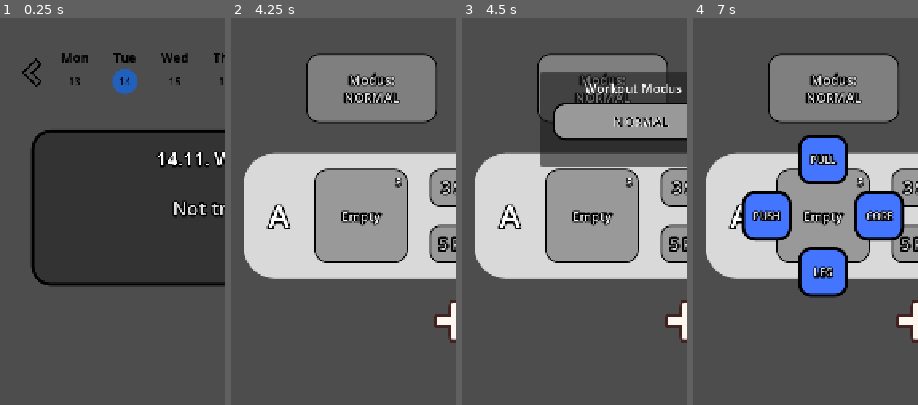
Above: before the commit, frames 1-4 (left to right).
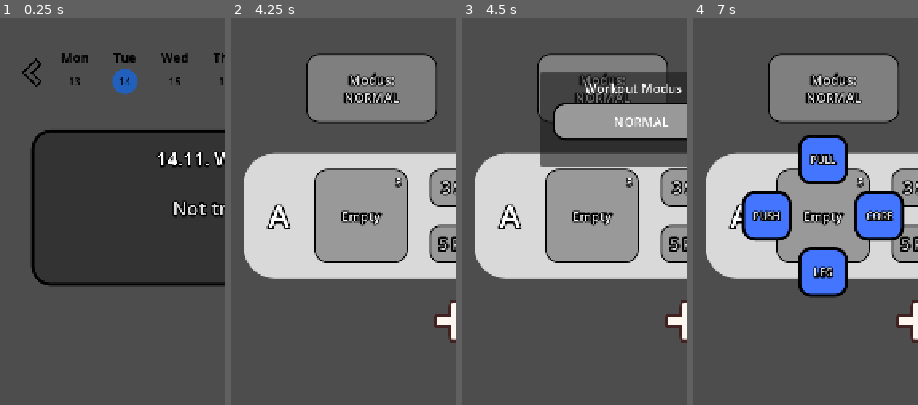
Above: after the commit, the same moments.

Repository: derdrache/Calisthenics-App
Game: Godot game, scene res://main_menu_page/main_menu.tscn
Same seed, same stepped clock (60 frames per second), same inputs: the game is played once before the commit and once after it. The engine's default icon, where the game draws it, is replaced by a stand-in: a white triangle on a blue panel in a dark square.
Inputs (mouse positions are % of the whole screen's width and height, from its top left):
- Up to frame 1 (0.25 s): no input
- Up to frame 2 (4.25 s): click (93, 17) at 0.5 s; click (93, 17) at 1.25 s; click (7, 17) at 2 s; click (17, 18) at 2.77 s; click "SETUP" at 3.5 s
- Up to frame 3 (4.5 s): click "Modus: NORMAL" at 4.25 s
- Up to frame 4 (7 s): click "Modus: NORMAL" at 5 s; click "Break: 180 sec" at 5.75 s; click (29, 36) at 6.5 s
The pictures show only the part of the screen within x 0-50%, y 10-60%; the shares and areas given below are measured in that part.

Frames 1-2 are identical in both runs. In frame 3, 0.4% of the frame differs, in the area x 67-92%, y 25-29%; in frame 4, nothing differs.

Commit message:
fix init scroll

Diff:
--- a/widgets/selection_carusel/label_selection_carusel.gd
+++ b/widgets/selection_carusel/label_selection_carusel.gd
@@ -13,7 +13,11 @@
 @export var stringList: Array
 @export var maxValue := 10
 @export var steps := 1
-@export var initialValue := 5
+@export var initialValue := 1:
+	set(value):
+		initialValue = value
+		if is_node_ready():
+			_set_carusel_start()
 
 @export var withBackground := true
 @export var withCloseOnBackgroundClick := true
@@ -81,14 +85,13 @@
 		queue_free()
 
 func _set_carusel_start() -> void:
-	# wait time because of the set of the objects
-	await get_tree().create_timer(0.01).timeout
+
 
 	var initalValueIndex := get_node_index(initialValue)
 
 	var startScroll := _get_space_between_scroll_objects() * (initalValueIndex-1)
 
-	scroll_container.scroll_horizontal = startScroll
+	scroll_container.set_deferred("scroll_horizontal", startScroll)
 
 	_select_deselect_objects(object_container.get_children()[initalValueIndex])
 
